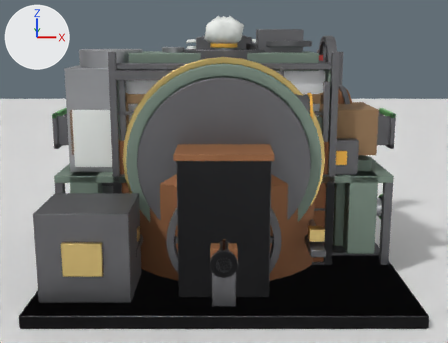
An edit to the Blender file Art/feKinetic/feKinetic.blend, drawn before and after from the same camera.
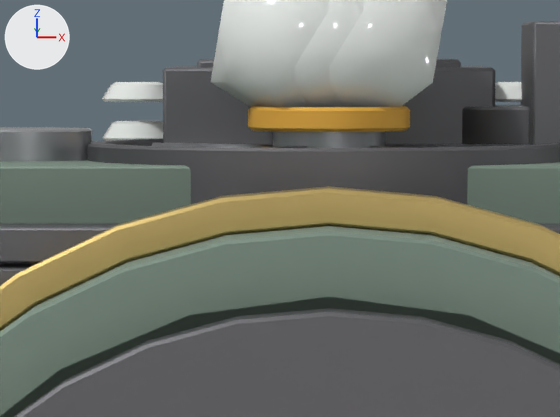
Old and new are each drawn whole from a 50 mm camera at (0.0, -5.63, 2.08) aimed at (0.0, -0.05, 0.85) and again close up on the part from 38% to 59% of the width and 7% to 28% of the height. Arrows for +X, +Y and +Z are at upper left; the lights stay in place. The first two pictures are the older version.

The first close-up shows 'FeFan_Condenser', 'FeSteamPuff_1', 'FeSteamPuff_3', 'FeSteamPuff_5', 'feCondenser_Base', 'feDynamo2_Base', 'feElectricMotor3_Base', 'feInductionFurnace_Base', 'feM_Kiln_Base', 'feM_Press_Base', 'feSteamEngine_Base'.
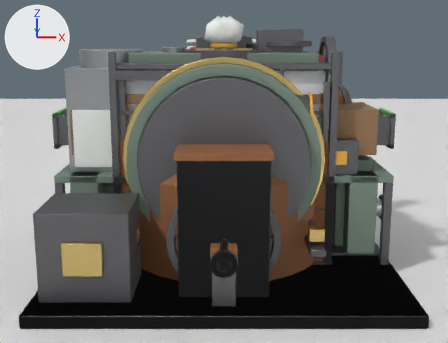
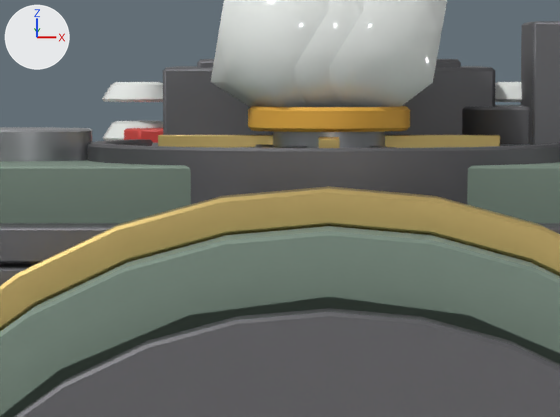
Pixel boxes (x1, y1, x2, y2) of what changed, in the close-ups (560 x 417 px):
'FeSpin_x0.5_Stirrer.001', added
    after: (158, 135, 500, 148)
'feBiodigesterBig_Base', added
    after: (124, 128, 163, 143)
'FeFan_Condenser', unchanged, covered by the edit
    both: (152, 143, 530, 148)

What changed in the scene script:
```text
Add me_febiodigesterbig_base:
    me_febiodigesterbig_base.from_pydata(...)  # 624 vertices, 382 faces; spans x -0.48..0.48, y -0.5..0.5, z 0.0..1.97
    me_febiodigesterbig_base.polygons.foreach_set('use_smooth', [True] * 382)
    # faces by material slot: [170, 46, 18, 68, 56, 6, 12, 6]
    me_febiodigesterbig_base.materials.append(mat_fekin_iron)  # grey #6f6f73
    me_febiodigesterbig_base.materials.append(mat_fekin_steel)  # grey #adafb3
    me_febiodigesterbig_base.materials.append(mat_fekin_rust)  # brown #996945
    me_febiodigesterbig_base.materials.append(mat_fekin_paint)  # grey #7c8e81
    me_febiodigesterbig_base.materials.append(mat_fekin_in)  # green #6fb86f
    me_febiodigesterbig_base.materials.append(mat_fekin_out)  # orange #edb345
    me_febiodigesterbig_base.materials.append(mat_fekin_red)  # red #d3453f
    me_febiodigesterbig_base.materials.append(mat_fekin_glass)  # white #edf1ed
Add me_fespin_x0_5_stirrer_002:
    me_fespin_x0_5_stirrer_002.from_pydata(...)  # a box spanning x -0.015..0.255, y 0.03..0.07, z -0.015..0.015, material slot 1; an 8-sided cylinder along y spanning x -0.03..0.03, y 0.0..0.2, z -0.03..0.03, material slot 0; a box spanning x -0.015..0.015, y 0.03..0.07, z -0.015..0.255, material slot 1; a box spanning x -0.255..0.015, y 0.03..0.07, z -0.015..0.015, material slot 1; a box spanning x -0.015..0.015, y 0.03..0.07, z -0.255..0.015, material slot 1
    me_fespin_x0_5_stirrer_002.polygons.foreach_set('use_smooth', [True] * 34)
    me_fespin_x0_5_stirrer_002.materials.append(mat_fekin_steel)  # grey #adafb3
    me_fespin_x0_5_stirrer_002.materials.append(mat_fekin_brass)  # yellow #dabf7c
Add ob_fespin_x0_5_stirrer_001:
    ob_fespin_x0_5_stirrer_001 = bpy.data.objects.new('FeSpin_x0.5_Stirrer.001', me_fespin_x0_5_stirrer_002)
    ob_fespin_x0_5_stirrer_001.parent = ob_febiodigesterbig_base
    ob_fespin_x0_5_stirrer_001.location = (0.0, 0.04, 1.99)
    ob_fespin_x0_5_stirrer_001.rotation_euler = (-1.571, 0.0, 0.0)  # degrees (-90, 0, 0)
    _m = ob_fespin_x0_5_stirrer_001.modifiers.new('Bevel', 'BEVEL')
    _m.width = 0.001
    _m.width_pct = 0.001
Add ob_febiodigesterbig_base:
    ob_febiodigesterbig_base = bpy.data.objects.new('feBiodigesterBig_Base', me_febiodigesterbig_base)
    ob_febiodigesterbig_base.location = (0.0, 0.0, 0.0)
    _m = ob_febiodigesterbig_base.modifiers.new('Bevel', 'BEVEL')
    _m.width = 0.003
    _m.width_pct = 0.003
```
